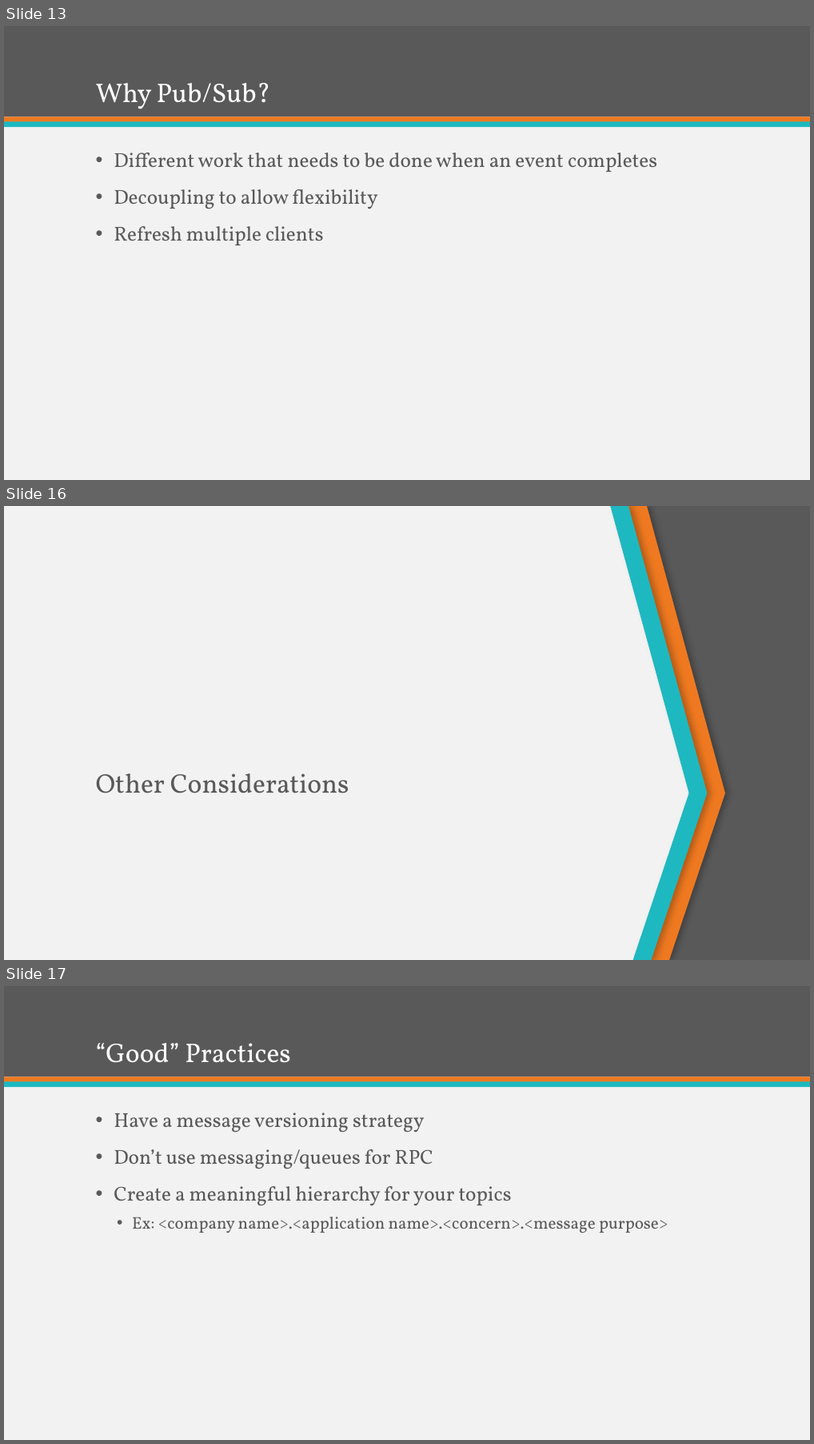
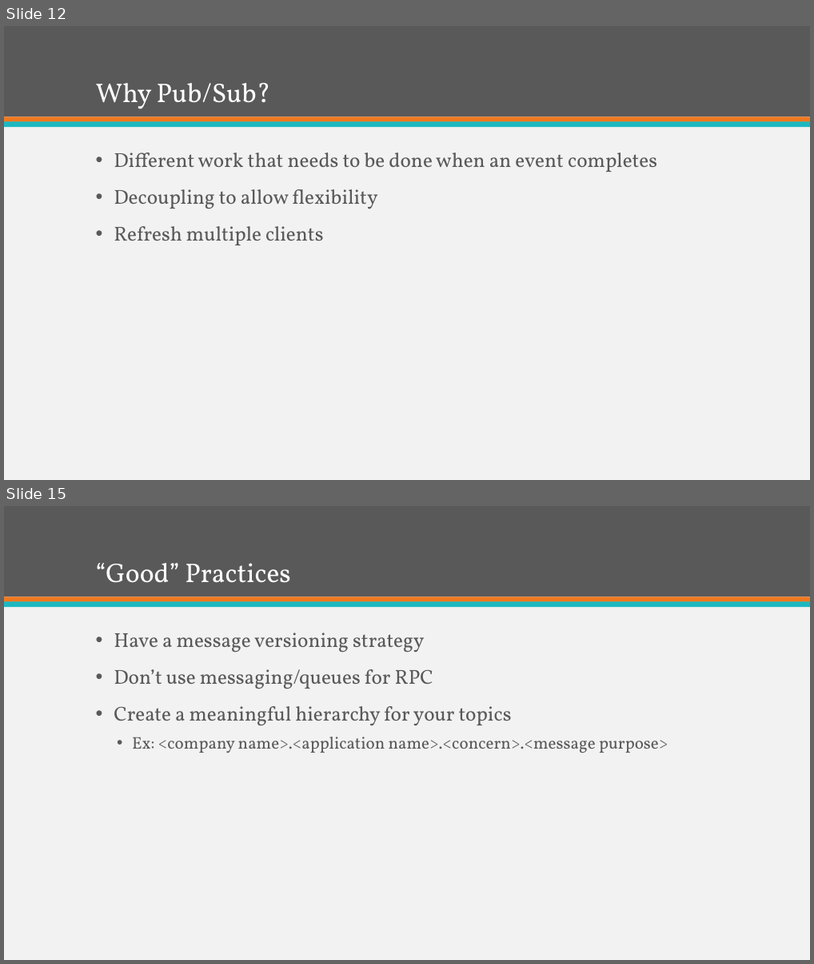
Before and after one commit to ekepes/Presentations, a slide deck: BreakingDownComplexSystemswithRabbitMQ/Breaking Down Complex Systems with RabbitMQ.pptx. Shown one above the other, each under a label of ours: slides 13, 16 and 17 before the commit, slides 12 and 15 after it; the slides between them are not shown. The pictures are 814x1444 and 814x964 pixels, drawn with LibreOffice and Linux fonts; fonts in the diff are those of the drawing. Boxes give left, top, right and bottom in pixels: in the first picture for what was removed or moved away, otherwise in the second. Text is boxed around its words. In the diff, an @@ line names an element or a change of style, - is before the commit and + after.

```diff
--- a/BreakingDownComplexSystemswithRabbitMQ/Breaking Down Complex Systems with RabbitMQ.pptx
+++ b/BreakingDownComplexSystemswithRabbitMQ/Breaking Down Complex Systems with RabbitMQ.pptx
@@ slide 16 removed at [4,506,810,960], background #F2F2F2 @@
@@ freeform shape removed at [610,506,707,960] @@
@@ freeform shape removed at [610,506,707,960] @@
@@ freeform shape removed at [615,506,726,960] @@
@@ freeform shape removed at [641,506,810,960] @@
@@ title removed at [96,773,350,793] @@
-Other Considerations
@@ what was slide 13 is now slide 12 @@
@@ what was slide 17 is now slide 15 @@
```
Also in this commit, not shown: 10 slides changed, 1 slide added, 3 other slides removed.
